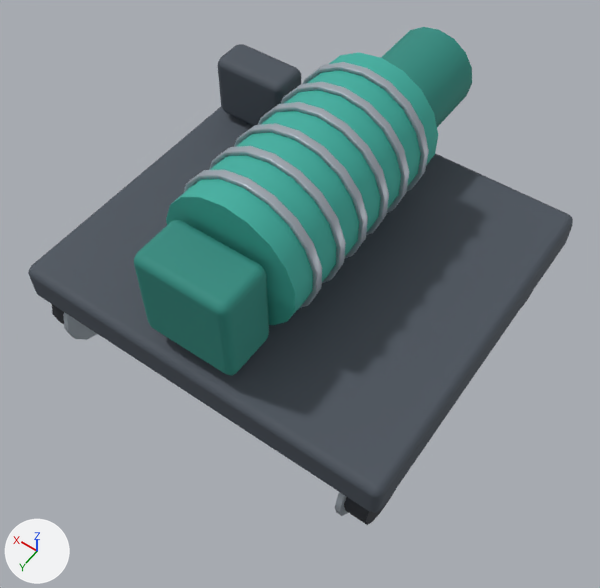
What one commit did to the glTF model modelos3d/claude/glb/ponte_carro.glb.
The view is the same before and after, from a 50 mm lens placed at (-1.08, 1.56, 2.5), pointed at (-0.08, 0.15, 0.29). Every picture has the same lights, and +X, +Y and +Z are marked at lower left. The older version comes first. Where no turn or scale is listed for an object, it has been applied to the vertices.

The first picture shows 'caixa_eletrica', 'espira_cabo', 'espira_cabo.001', 'espira_cabo.002', 'espira_cabo.003', 'espira_cabo.004', 'espira_cabo.005', 'motor_elevacao', 'quadro', 'redutor', 'tambor' and 4 more.
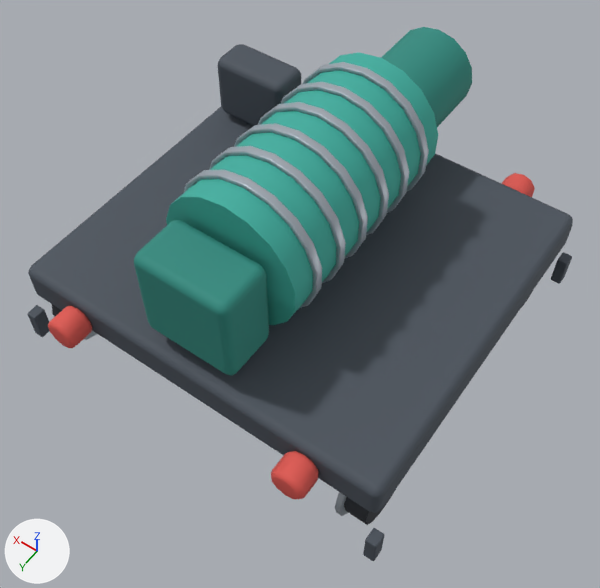
Changed parts and their boxes (x1, y1, x2, y2) in the pictures (600 x 588 px):
'para_choque', added (red)
    after: (271, 451, 319, 499)
'para_choque.002', added (red)
    after: (48, 306, 92, 348)
'limpa_trilho', added
    after: (363, 528, 385, 561)
'para_choque.001', added (red)
    after: (501, 173, 535, 197)
'limpa_trilho.002', added
    after: (27, 305, 50, 337)
'limpa_trilho.001', added
    after: (551, 252, 572, 284)

What the commit changed:
Material 'Material_5' (mat_material_5) is new.
Its base color is (0.745, 0.0953, 0.0782) (red #e0574f).
Its roughness is 0.75.
Mesh me_mesh_24 is new.
It has 56 vertices, 108 faces and spans x -0.02..0.02, y -0.025..0.025, z -0.06..0.06.
It uses material mat_material_0 (greyish blue #4a525c).
Mesh me_mesh_23 is new.
It has 90 vertices, 160 faces and spans x -0.0571..0.0571, y -0.05..0.05, z -0.06..0.06.
It uses material mat_material_5 (red #e0574f).
Object 'limpa_trilho.002' (ob_limpa_trilho_002) is new; it shows me_mesh_24.
Its location is (0.71, 0.66, 0.08).
Object 'para_choque.002' (ob_para_choque_002) is new; it shows me_mesh_23.
Its location is (0.45, 0.7, 0.3).
Object 'limpa_trilho.001' (ob_limpa_trilho_001) is new; it shows a copy of me_mesh_24.
Its location is (-0.71, -0.66, 0.08).
Object 'para_choque.001' (ob_para_choque_001) is new; it shows a copy of me_mesh_23.
Its location is (-0.45, -0.7, 0.3).
Object 'limpa_trilho' (ob_limpa_trilho) is new; it shows a copy of me_mesh_24.
Its location is (-0.71, 0.66, 0.08).
Object 'para_choque' (ob_para_choque) is new; it shows a copy of me_mesh_23.
Its location is (-0.45, 0.7, 0.3).
